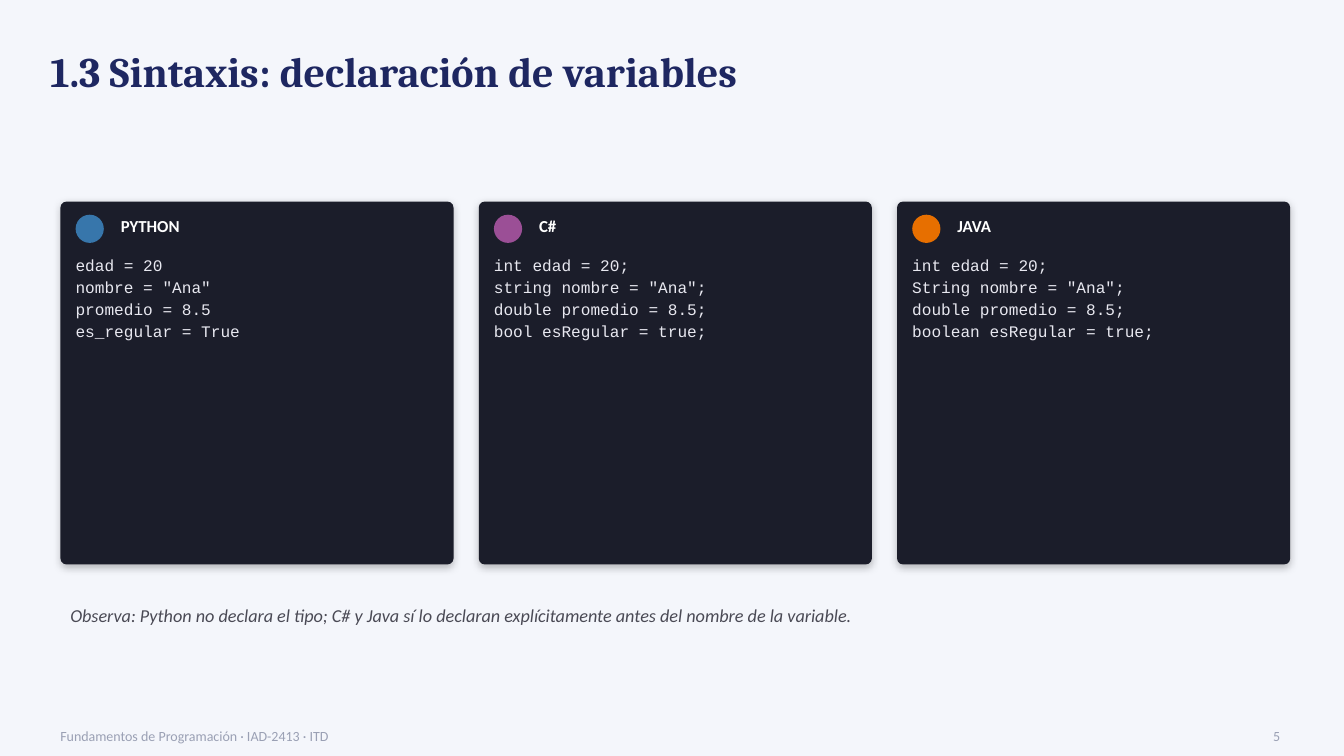
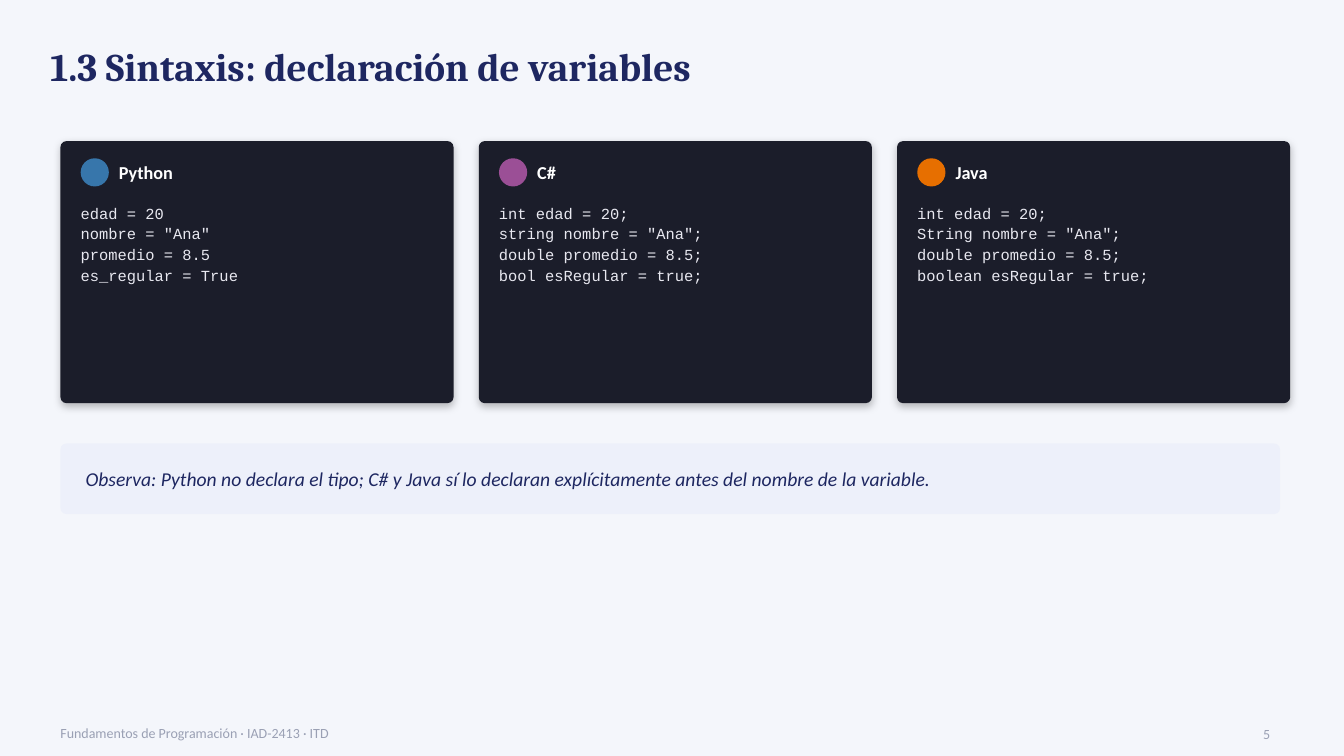
Before and after one commit to svalher/Fundamentos_de_Programacion_para_IIA, a slide deck: slide 5 of Fundamentos de Programación IA/Unidad 1/Material Unidad 1/Unidad1_Fundamentos_Programacion.pptx. Drawn at 1344x756 pixels with LibreOffice and Linux fonts; fonts in the diff are those of the drawing. Boxes give left, top, right and bottom in pixels: in the first picture for what was removed or moved away, otherwise in the second. Text is boxed around its words. In the diff, an @@ line names an element or a change of style, - is before the commit and + after.

```diff
--- a/Fundamentos de Programación IA/Unidad 1/Material Unidad 1/Unidad1_Fundamentos_Programacion.pptx
+++ b/Fundamentos de Programación IA/Unidad 1/Material Unidad 1/Unidad1_Fundamentos_Programacion.pptx
@@ text "1.3 Sintaxis: declaración de variables" at [50,53,690,82]: size 30 to 28 pt @@
@@ rounded rectangle: place and size @@
-rounded rectangle at [60,202,454,565]
+rounded rectangle at [60,141,454,403]
@@ rounded rectangle: place and size @@
-rounded rectangle at [479,202,872,565]
+rounded rectangle at [479,141,872,403]
@@ proportions changed in 3 elements at [60,141,454,403], [479,141,872,403], [897,141,1291,403] @@
@@ rounded rectangle: place and size @@
-rounded rectangle at [897,202,1291,565]
+rounded rectangle at [897,141,1291,403]
@@ text at [119,166,173,182]: text changed; size 12 to 13 pt @@
-PYTHON
+Python
@@ 3 ellipses: place and size @@
-3 ellipses at [76,215,941,243]
+3 ellipses at [81,158,946,187]
@@ text "C#": place and size @@
-text "C#" at [539,220,556,232]
+text "C#" at [537,166,556,179]
@@ text "C#" at [537,166,556,179]: size 12 to 13 pt @@
@@ text at [956,167,988,179]: text changed; size 12 to 13 pt @@
-JAVA
+Java
@@ text "edad = 20": place and size @@
-text "edad = 20" at [76,259,240,341]
+text "edad = 20" at [81,208,238,284]
@@ size 11.5 to 11 pt; line spacing 1.15 to 1.12 in 3 elements at [917,208,1148,284], [81,208,238,284], [499,208,703,284] @@
@@ text "int edad = 20;": place and size @@
-text "int edad = 20;" at [494,259,707,341]
+text "int edad = 20;" at [499,208,703,284]
@@ text "int edad = 20;": place and size @@
-text "int edad = 20;" at [912,259,1153,341]
+text "int edad = 20;" at [917,208,1148,284]
@@ rounded rectangle added at [60,444,1280,514], fill #EDF0FA @@
@@ text "Observa: Python no declara el ...": place and size @@
-text "Observa: Python no declara el ..." at [70,609,851,625]
+text "Observa: Python no declara el ..." at [86,472,930,489]
@@ text "Observa: Python no declara el ..." at [86,472,930,489]: size 13 to 14 pt, text colour #4A4A55 to #1E2761 @@
@@ page number: place and size @@
-page number at [1273,732,1280,741]
+page number at [1263,730,1270,739]
@@ page number at [1263,730,1270,739]: vertical alignment middle to top @@
```
Also in this commit, not shown: 13 other slides changed, 7 slides added, 2 other files.
